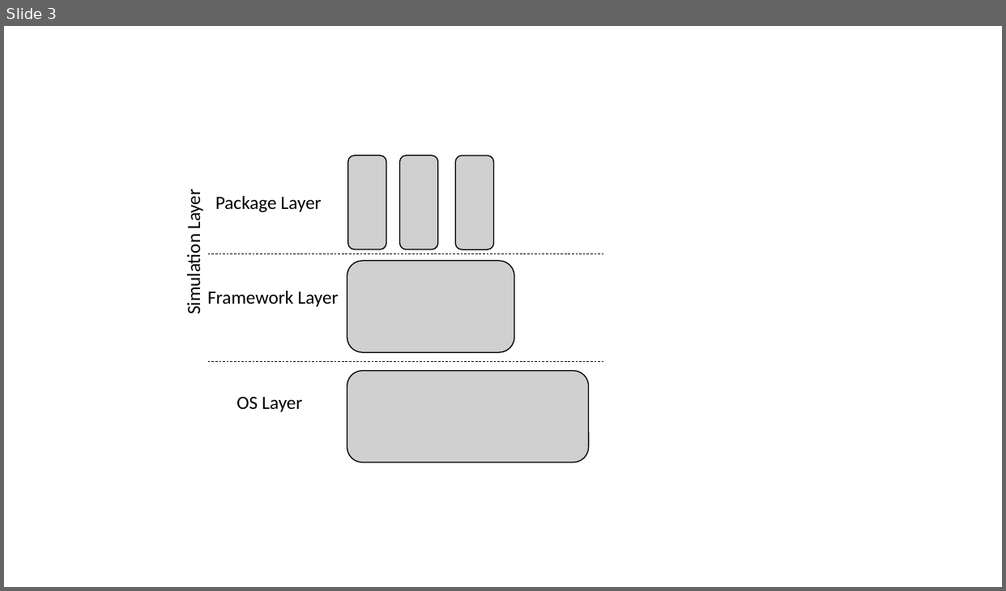
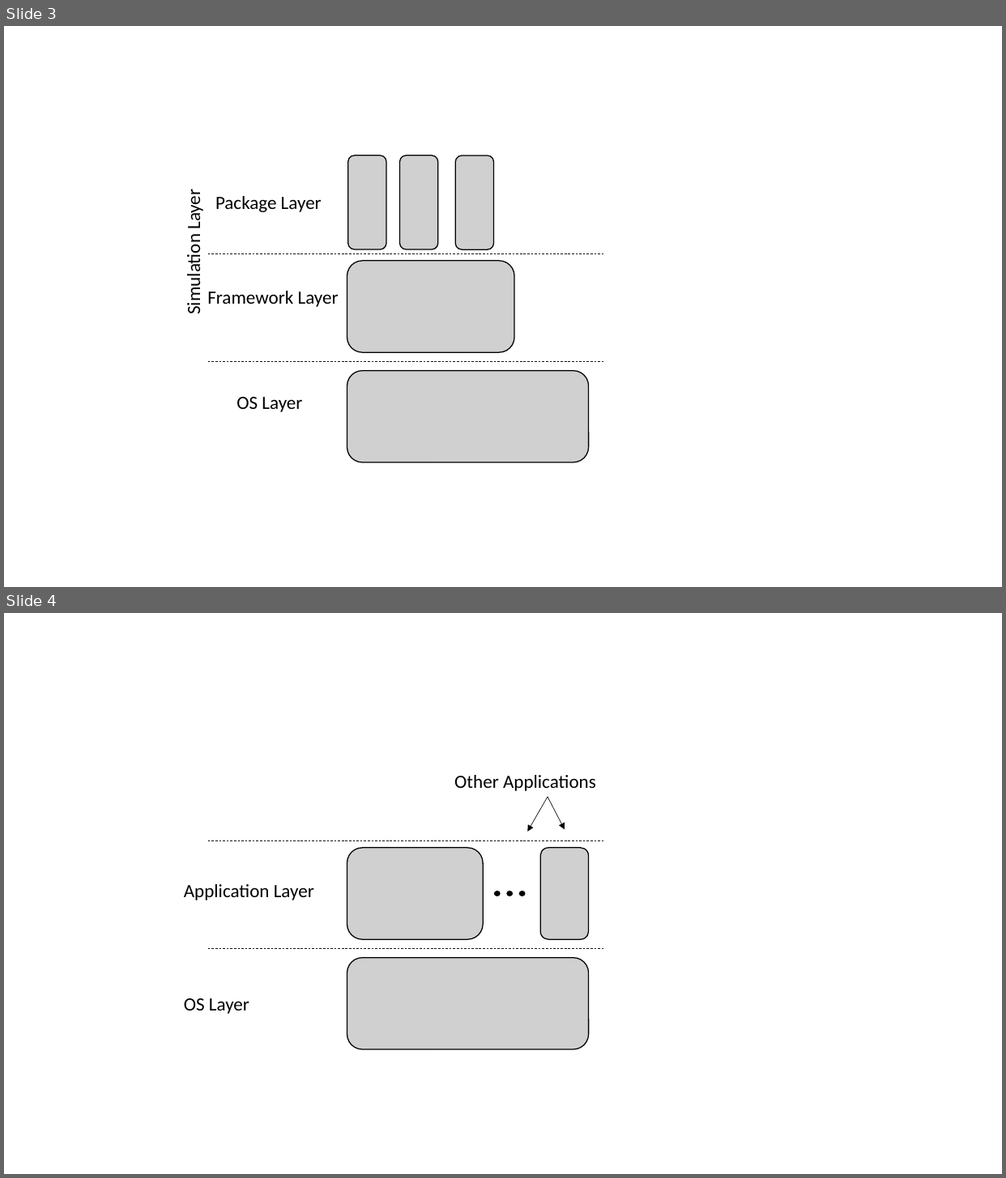
Before and after one commit to routinestation/SimuLTE_Installation, a slide deck: Pictures/Presentation1.pptx. Shown one above the other, each under a label of ours: slide 3 before the commit, slides 3 and 4 after it. The pictures are 1006x591 and 1006x1178 pixels, drawn with LibreOffice and Linux fonts; fonts in the diff are those of the drawing; grey boxes stand for pictures. Boxes give left, top, right and bottom in pixels: in the first picture for what was removed or moved away, otherwise in the second. Text is boxed around its words. In the diff, an @@ line names an element or a change of style, - is before the commit and + after.

```diff
--- a/Pictures/Presentation1.pptx
+++ b/Pictures/Presentation1.pptx
@@ slide 4 added at (x1=4, y1=613, x2=1002, y2=1174), background #FFFFFF @@
@@ text added at (x1=454, y1=775, x2=596, y2=791), 18 pt, text #000000 @@
+Other Applications
@@ arrow added from (548, 797) to (527, 832), #000000 0.5 pt @@
@@ arrow added from (548, 797) to (565, 829), #000000 0.5 pt @@
@@ line added from (208, 841) to (603, 841), #000000 0.5 pt dashed @@
@@ picture added at (x1=347, y1=848, x2=483, y2=940) @@
@@ picture added at (x1=541, y1=848, x2=589, y2=940) @@
@@ text added at (x1=184, y1=884, x2=314, y2=901), 18 pt, text #000000 @@
+Application Layer
@@ line added from (497, 894) to (527, 894), #000000 6 pt dashed @@
@@ line added from (208, 949) to (603, 949), #000000 0.5 pt dashed @@
@@ picture added at (x1=347, y1=958, x2=589, y2=1050) @@
@@ text added at (x1=184, y1=999, x2=249, y2=1014), 18 pt, text #000000 @@
+OS Layer
```
Also in this commit, not shown: 2 other slides added, 3 other files.
